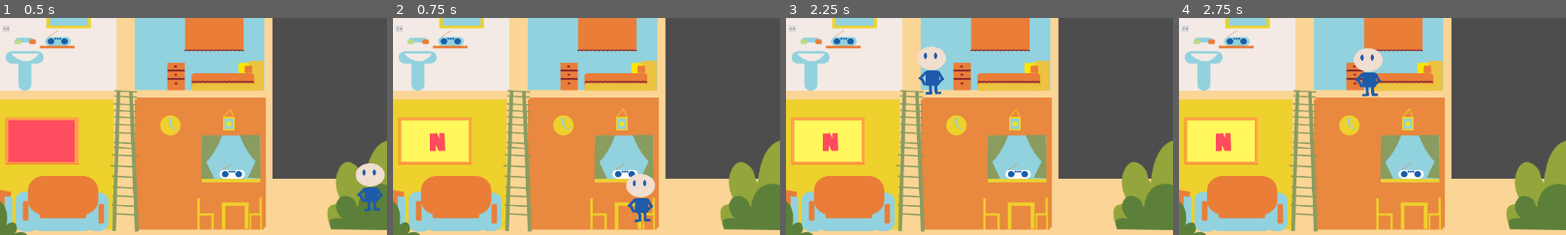
Above: before the commit, frames 1-4 (left to right).
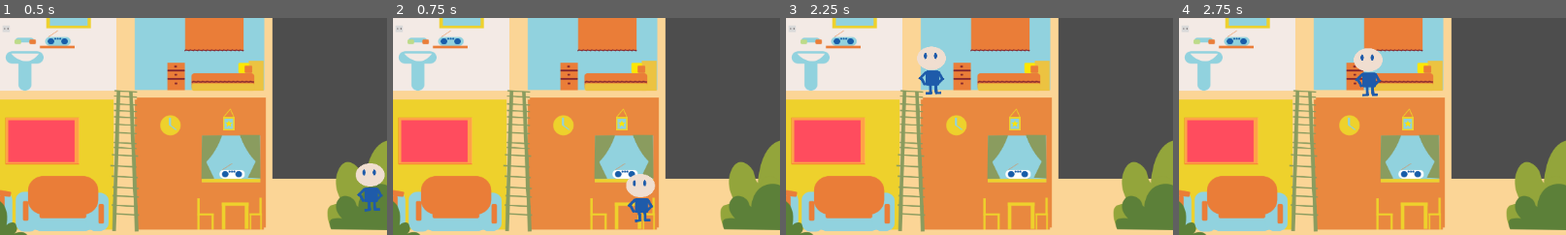
Above: after the commit, the same moments.

Repository: ZweiEuro/CPGJ_25
Game: Godot game, scene res://house_scene.tscn
Same seed, same stepped clock (60 frames per second), same inputs: the game is played once before the commit and once after it. Sound files missing from this copy of the repository are replaced by a short silence.
Inputs (mouse positions are % of the whole screen's width and height, from its top left):
- Up to frame 1 (0.5 s): no input
- Up to frame 2 (0.75 s): click (36, 78) at 0.5 s
- Up to frame 3 (2.25 s): click (36, 78) at 1.25 s; click (36, 78) at 2 s
- Up to frame 4 (2.75 s): no input
The pictures show only the part of the screen within x 31-81%, y 50-100%; the shares and areas given below are measured in that part.

Frame 1 is identical in both runs. In frame 2, 3.2% of the frame differs, in the area x 2-20%, y 46-67%; in frame 3, 3.2%; in frame 4, 3.2%.

Commit message:
triggering

Diff:
--- a/SpriteSoundButton.tscn
+++ b/SpriteSoundButton.tscn
@@ -10,6 +10,9 @@
 [sub_resource type="CanvasTexture" id="CanvasTexture_x2533"]
 diffuse_texture = SubResource("PlaceholderTexture2D_gjwje")
 
+[sub_resource type="RectangleShape2D" id="RectangleShape2D_cdb6q"]
+size = Vector2(265, 227.25)
+
 [node name="TextureButton" type="TextureButton"]
 material = SubResource("CanvasItemMaterial_xi38y")
 offset_right = 100.0
@@ -19,5 +22,12 @@
 stretch_mode = 0
 script = ExtResource("1_sw308")
 
+[node name="Area2D" type="Area2D" parent="."]
+
+[node name="CollisionShape2D" type="CollisionShape2D" parent="Area2D"]
+position = Vector2(132.5, 113.375)
+shape = SubResource("RectangleShape2D_cdb6q")
+
 [connection signal="pressed" from="." to="." method="_on_pressed"]
 [connection signal="toggled" from="." to="." method="_on_toggled"]
+[connection signal="area_entered" from="Area2D" to="." method="_on_area_2d_area_entered"]
--- a/objects/character/blu.gd
+++ b/objects/character/blu.gd
@@ -38,10 +38,6 @@
 	while( new_goal == current_position):
 		new_goal = Globals.get_random_room()
 	self.go_to_pos(new_goal)
-
-
-
-
 
 func go_to_pos(goal_pos: Globals.Position):
 
@@ -106,7 +102,6 @@
 	var tween = get_tree().create_tween()
 
 	for pos in current_route:
-		print(Globals.Position.keys()[pos])
 		var point:Vector2 = $"../House".get_room_point(pos);
 		tween.tween_property(self, "position", point, 1)
 
--- a/objects/character/blu.tscn
+++ b/objects/character/blu.tscn
@@ -6,6 +6,9 @@
 
 [sub_resource type="CanvasTexture" id="CanvasTexture_nes65"]
 diffuse_texture = ExtResource("3_nes65")
+
+[sub_resource type="RectangleShape2D" id="RectangleShape2D_nes65"]
+size = Vector2(180, 363)
 
 [node name="blu" type="Sprite2D"]
 texture = ExtResource("1_egqiw")
@@ -26,3 +29,10 @@
 gravity = Vector2(0, 0)
 initial_velocity_min = 1000.0
 initial_velocity_max = 1000.0
+
+[node name="Area2D" type="Area2D" parent="."]
+collision_mask = 0
+
+[node name="CollisionShape2D" type="CollisionShape2D" parent="Area2D"]
+position = Vector2(0, -1.5)
+shape = SubResource("RectangleShape2D_nes65")
--- a/texture_button.gd
+++ b/texture_button.gd
@@ -75,7 +75,6 @@
 		self.audio_player.stream = audio_loop_stream;
 		self.audio_player.play()
 
-
 func _on_pressed() -> void:
 
 	# clicking sound effect
@@ -85,12 +84,20 @@
 
 
 	# transition the statea machine
-	self.audio_player.stop();
-	if( self.machine_state == MachineState.stop):
-		self.machine_state = MachineState.start
-		self.audio_player.stream = audio_windup_stream;
-	else:
+
+	if( self.machine_state != MachineState.stop):
 		self.audio_player.stream = audio_winddown_stream;
 		self.machine_state = MachineState.stop
+		self.audio_player.play()
+	select_texture()
+
+
+
+
+func _on_area_2d_area_entered(area: Area2D) -> void:
+	self.audio_player.stop();
+	self.machine_state = MachineState.start
+	self.audio_player.stream = audio_windup_stream;
 	self.audio_player.play()
+
 	select_texture()
Not shown: 1 places in SpriteSoundButton.tscn that only renumber resources
Not shown: 1 places in objects/character/blu.tscn that only renumber resources
